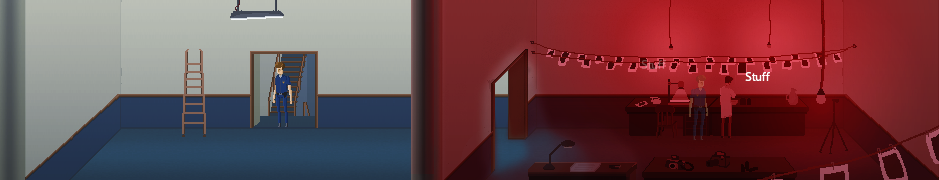
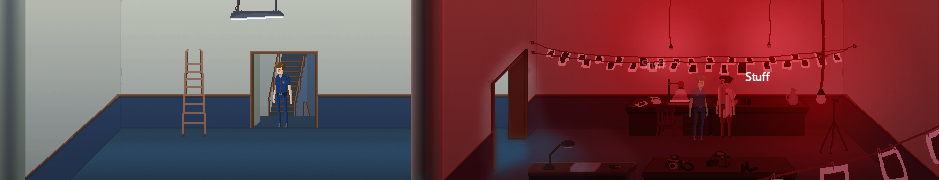
Comparing the layer stacks of the two 939×180 images. Changes:
added layer "talking" in group "photoguy()" over [716, 76, 735, 138]
